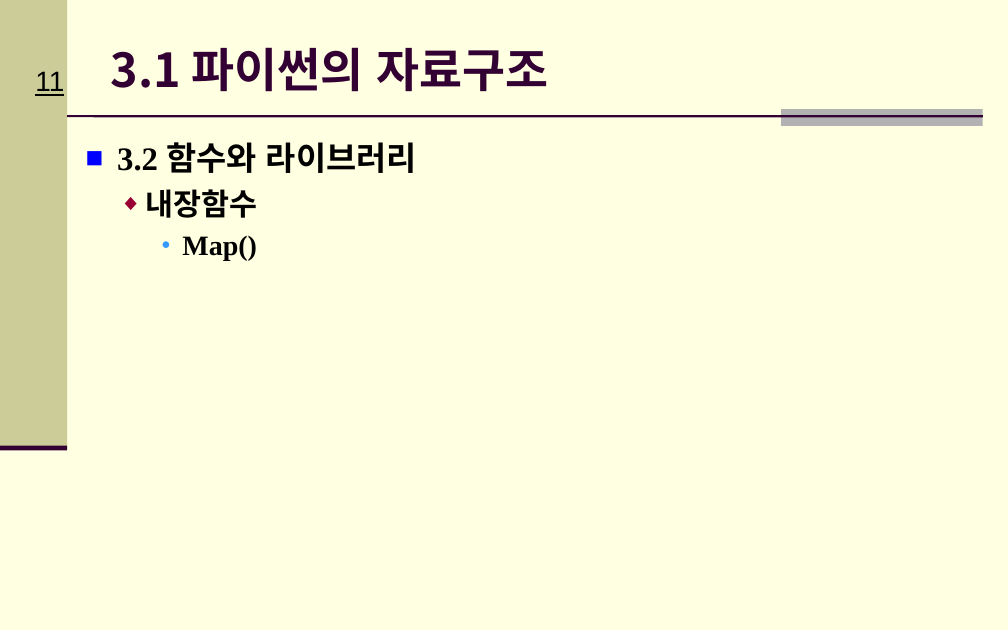
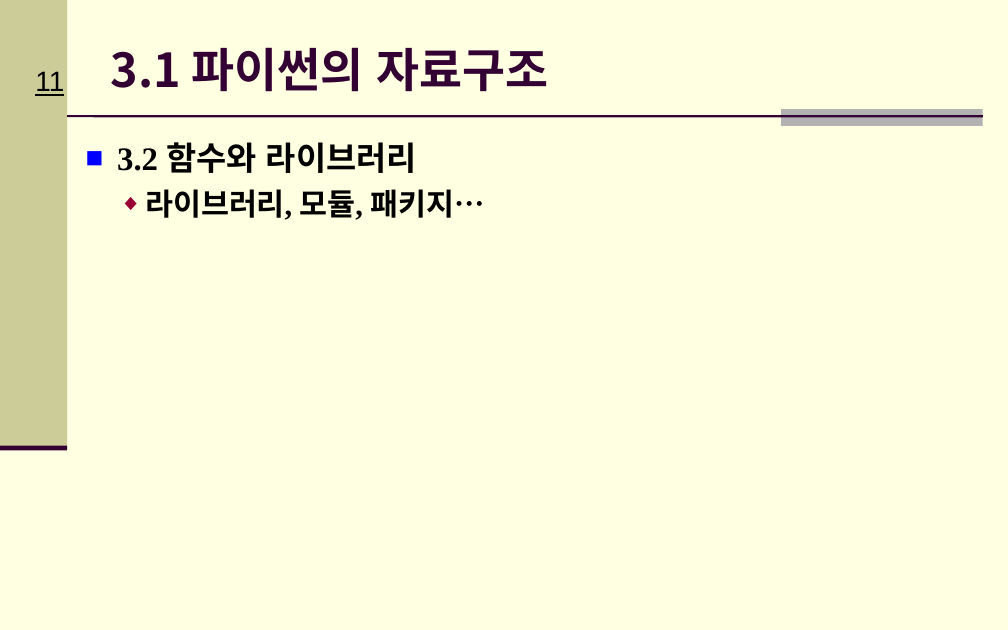
Before and after one commit to Hitbee-dev/OpenCV-Python, a slide deck: slide 11 of 2022-09-20/documents/CH_03_파이썬 기초_실습2.pptx. Drawn at 1008x630 pixels with LibreOffice and Linux fonts; fonts in the diff are those of the drawing; background and template pictures are left out. Boxes give left, top, right and bottom in pixels: in the first picture for what was removed or moved away, otherwise in the second. Text is boxed around its words. In the diff, an @@ line names an element or a change of style, - is before the commit and + after.

```diff
--- a/2022-09-20/documents/CH_03_파이썬 기초_실습2.pptx
+++ b/2022-09-20/documents/CH_03_파이썬 기초_실습2.pptx
@@ text at box(146, 189, 485, 220): text changed; size 20 to 21.7 pt @@
-  ◆ 내장함수
-    ● Map()
+  ◆ 라이브러리, 모듈, 패키지…
```
Also in this commit, not shown: 1 other slide changed.
